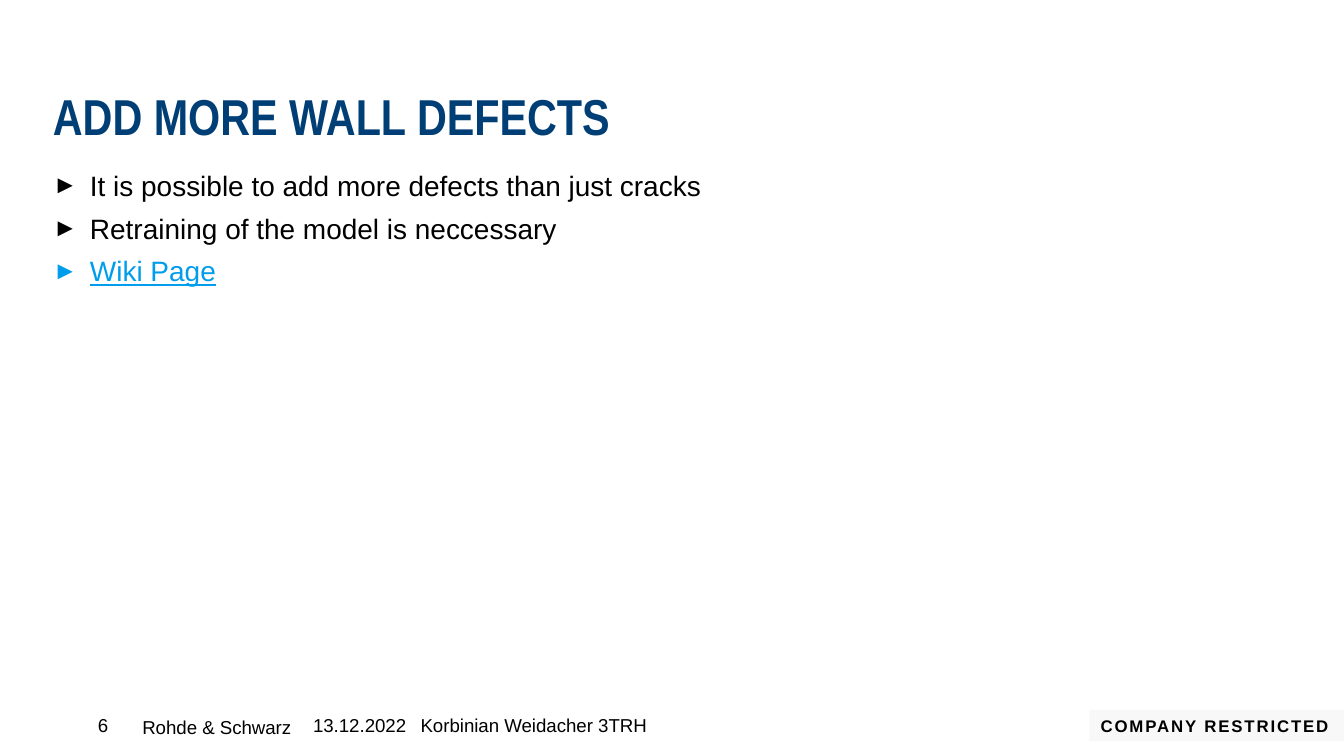
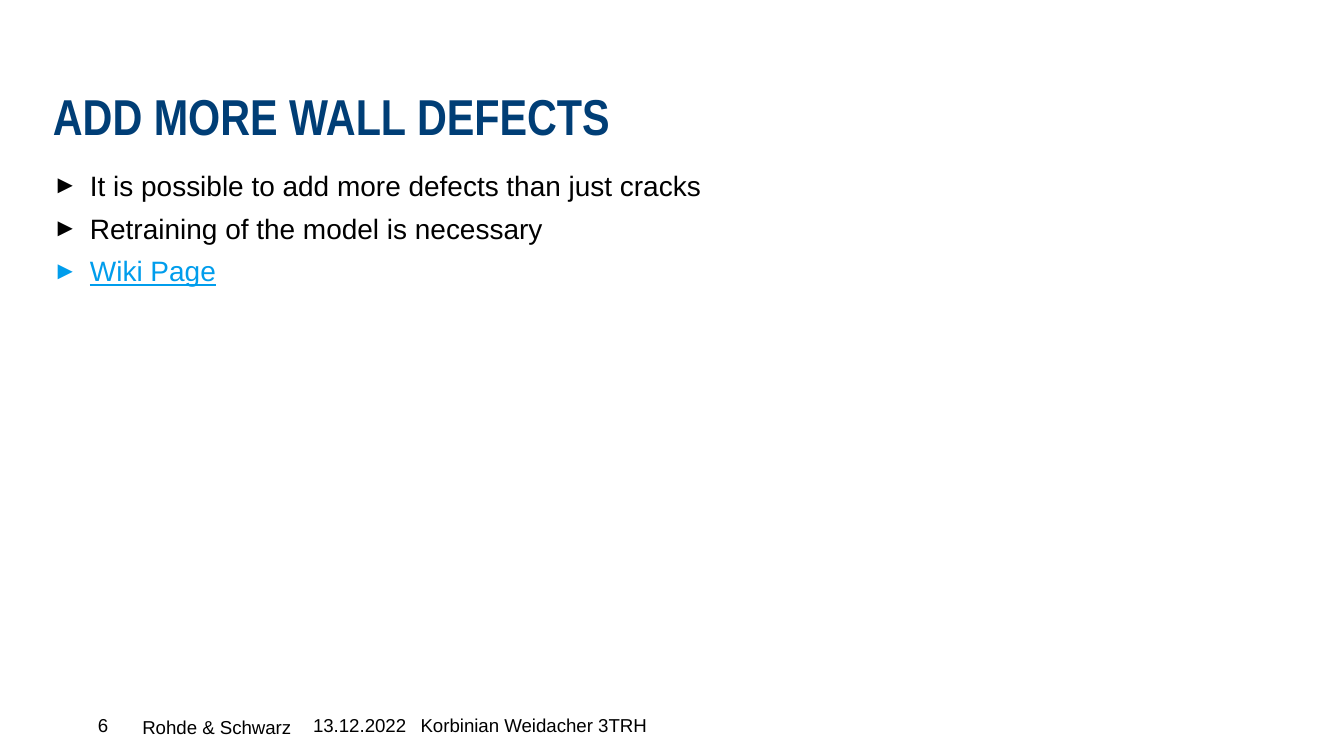
Before and after one commit to 96korbi/BuildingInspectionDeepL, a slide deck: slide 6 of Project_NYP.pptx. Drawn at 1344x756 pixels with LibreOffice and Linux fonts; fonts in the diff are those of the drawing; background and template pictures are left out. Boxes give left, top, right and bottom in pixels: in the first picture for what was removed or moved away, otherwise in the second. Text is boxed around its words. In the diff, an @@ line names an element or a change of style, - is before the commit and + after.

```diff
--- a/Project_NYP.pptx
+++ b/Project_NYP.pptx
@@ text at (90, 218, 543, 244): text changed @@
-► Retraining of the model is neccessary
+► Retraining of the model is necessary
@@ rectangle removed at (1090, 710, 1344, 741) @@
-COMPANY RESTRICTED
```
Also in this commit, not shown: 9 other slides changed.
